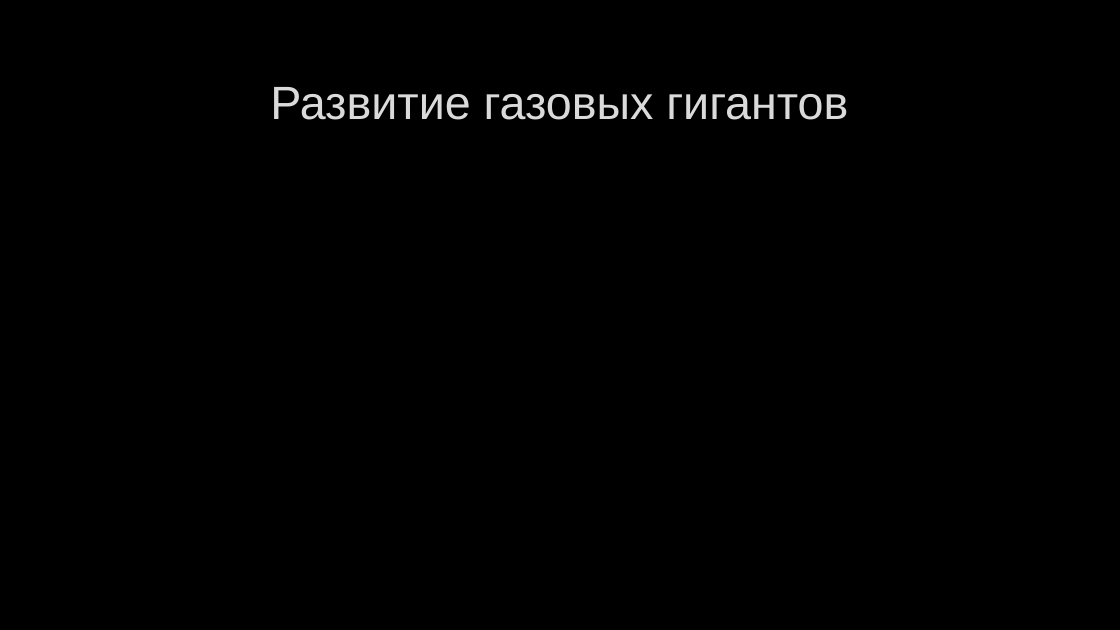
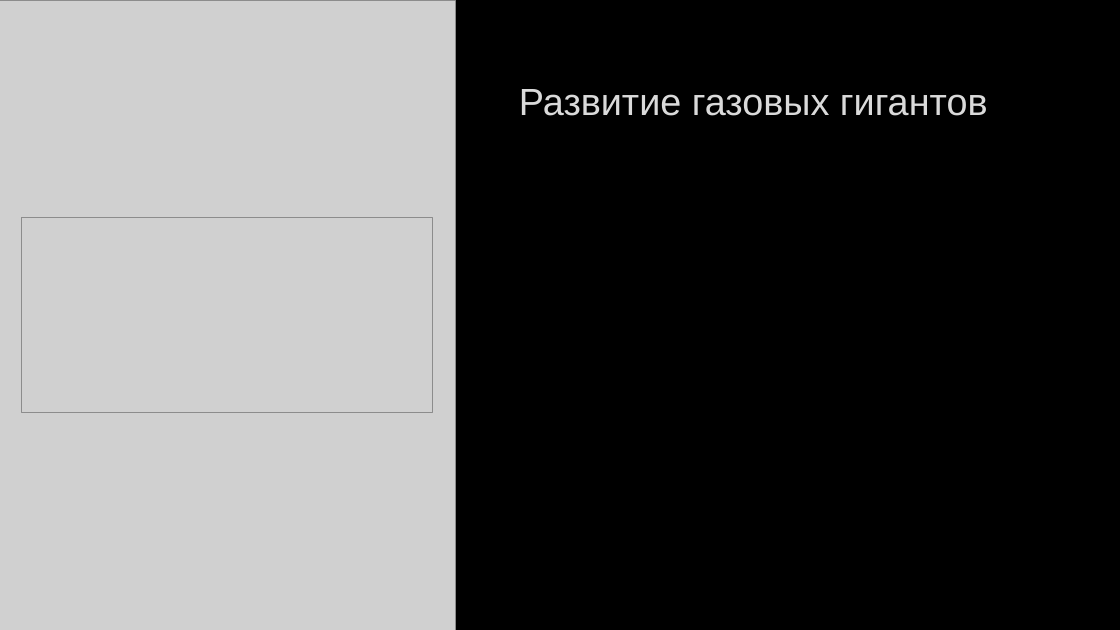
Before and after one commit to dnbabkov/oldWork, a slide deck: slide 4 of study/2022-2023/Mathematical modelling/mathmod/group-project/Образование планетной системы, этап 2.pptx (slide 5 before the commit). Drawn at 1120x630 pixels with LibreOffice and Linux fonts; fonts in the diff are those of the drawing; grey boxes stand for pictures; background and template pictures are left out. Boxes give left, top, right and bottom in pixels: in the first picture for what was removed or moved away, otherwise in the second. Text is boxed around its words. In the diff, an @@ line names an element or a change of style, - is before the commit and + after.

Commit message:
yes

```diff
--- a/study/2022-2023/Mathematical modelling/mathmod/group-project/Образование планетной системы, этап 2.pptx
+++ b/study/2022-2023/Mathematical modelling/mathmod/group-project/Образование планетной системы, этап 2.pptx
@@ picture added at [0, 0, 455, 630] @@
@@ title "Развитие газовых гигантов": place and size @@
-title "Развитие газовых гигантов" at [270, 87, 848, 120]
+title "Развитие газовых гигантов" at [519, 89, 988, 116]
@@ title "Развитие газовых гигантов" at [519, 89, 988, 116]: size 40 to 32.4 pt @@
@@ picture added at [22, 218, 434, 413] @@
```
Also in this commit, not shown: 1 slide removed.
